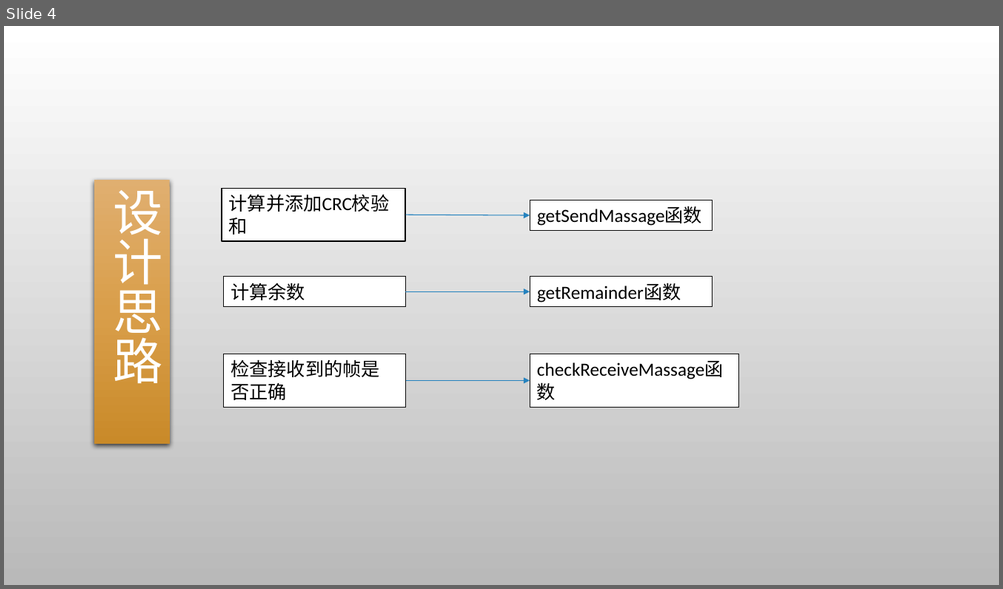
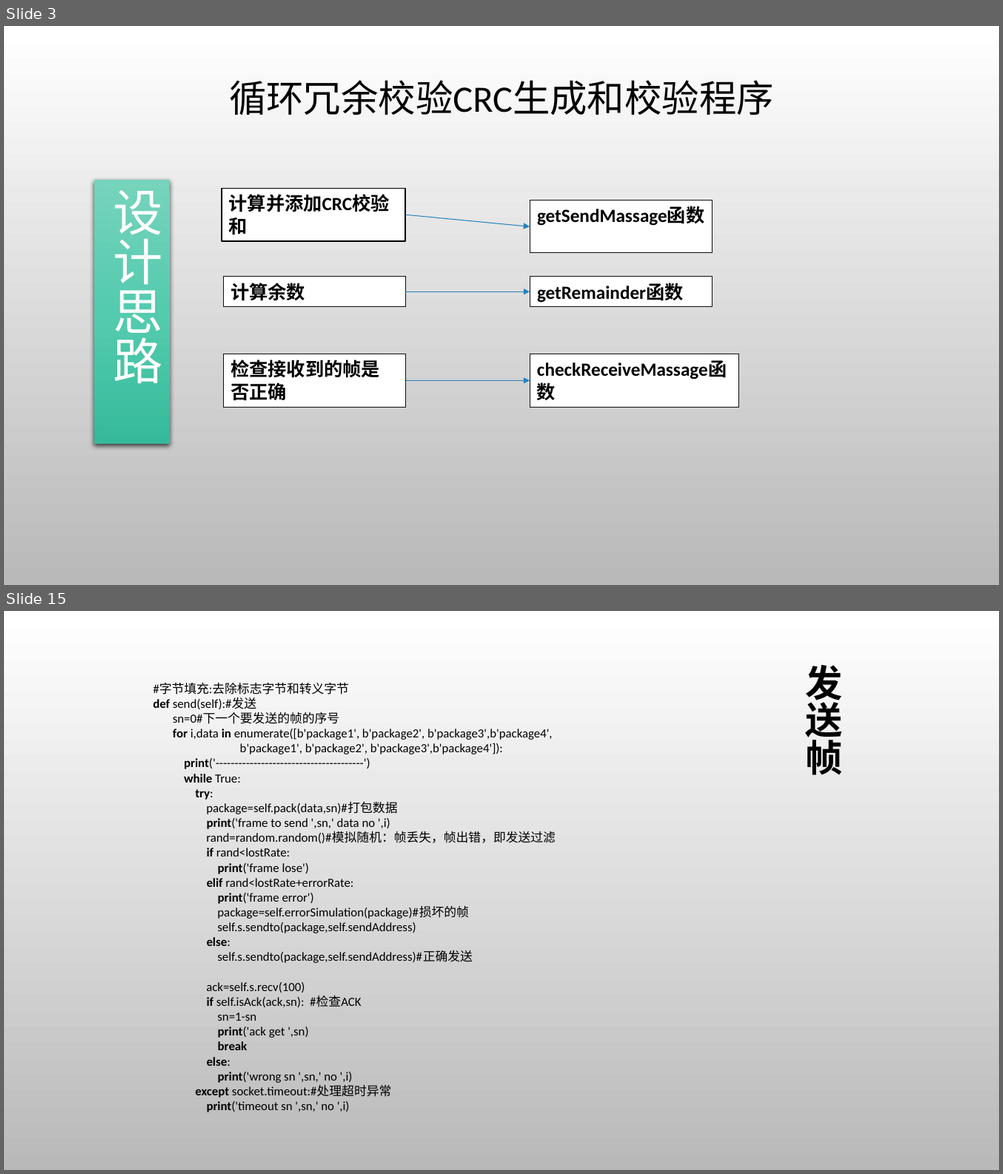
Before and after one commit to gcrth/computer_network, a slide deck: chapter3/ppt/ppt-chapter3.pptx. Shown one above the other, each under a label of ours: slide 4 before the commit, slides 3 and 15 after it; the slides between them are not shown. The pictures are 1003x589 and 1003x1174 pixels, drawn with LibreOffice and Linux fonts; fonts in the diff are those of the drawing; background and template pictures are left out. Boxes give left, top, right and bottom in pixels: in the first picture for what was removed or moved away, otherwise in the second. Text is boxed around its words. In the diff, an @@ line names an element or a change of style, - is before the commit and + after.

```diff
--- a/chapter3/ppt/ppt-chapter3.pptx
+++ b/chapter3/ppt/ppt-chapter3.pptx
@@ slide 15 added at [4, 611, 999, 1170], background picture (left out) @@
@@ title added at [805, 665, 842, 775], 36 pt, text #000000, bold @@
+发送帧
@@ text added at [153, 683, 555, 1113], 12 pt, text #000000 @@
+#字节填充:去除标志字节和转义字节
+def send(self):#发送
+sn=0#下一个要发送的帧的序号
+for i,data in enumerate([b'package1', b'package2', b'package3',b'package4',
+b'package1', b'package2', b'package3',b'package4']):
+print('---------------------------------------')
+while True:
+try:
+package=self.pack(data,sn)#打包数据
+print('frame to send ',sn,' data no ',i)
+rand=random.random()#模拟随机：帧丢失，帧出错，即发送过滤
+if rand<lostRate:
+print('frame lose')
+elif rand<lostRate+errorRate:
+print('frame error')
+package=self.errorSimulation(package)#损坏的帧
+self.s.sendto(package,self.sendAddress)
+else:
+self.s.sendto(package,self.sendAddress)#正确发送
+ack=self.s.recv(100)
+if self.isAck(ack,sn): #检查ACK
+sn=1-sn
+print('ack get ',sn)
+break
+else:
+print('wrong sn ',sn,' no ',i)
+except socket.timeout:#处理超时异常
+print('timeout sn ',sn,' no ',i)
@@ what was slide 4 is now slide 3 @@
@@ slide 3 changed as well @@
@@ text added at [229, 80, 774, 115], 36 pt, text #000000 @@
+循环冗余校验CRC生成和校验程序
@@ rectangle "设计思路" at [94, 180, 170, 444]: fill gradient #E0B071 to #DA9F4B to #C98A29 to gradient #77D4BC to #54CBAF to #36BA9C @@
@@ bold on in 6 elements at [221, 189, 405, 241], [529, 277, 711, 306], [223, 277, 405, 306], [223, 355, 405, 407], [529, 355, 738, 407], [529, 201, 711, 254] @@
@@ rectangle "getSendMassage函数": place and size @@
-rectangle "getSendMassage函数" at [529, 201, 711, 230]
+rectangle "getSendMassage函数" at [529, 201, 711, 254]
@@ arrow moved from (405, 215) - (529, 215) to (405, 215) - (529, 227) @@
```
Also in this commit, not shown: 2 other slides changed, 28 other slides added, 2 slides removed.
